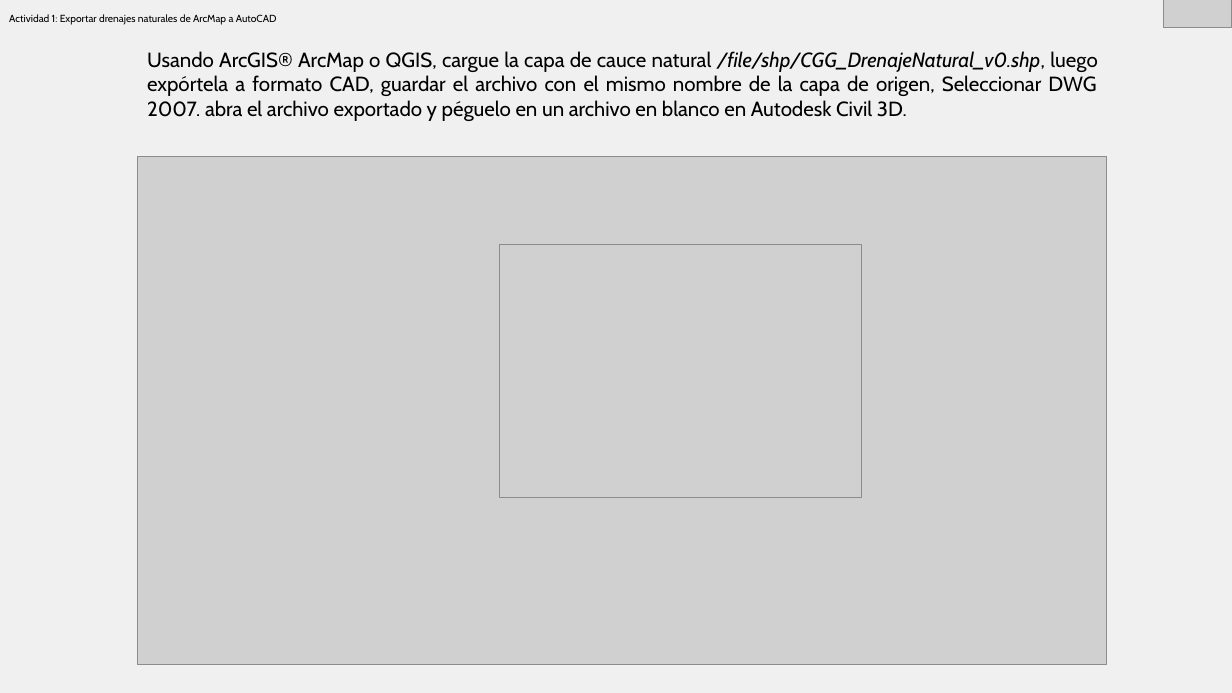
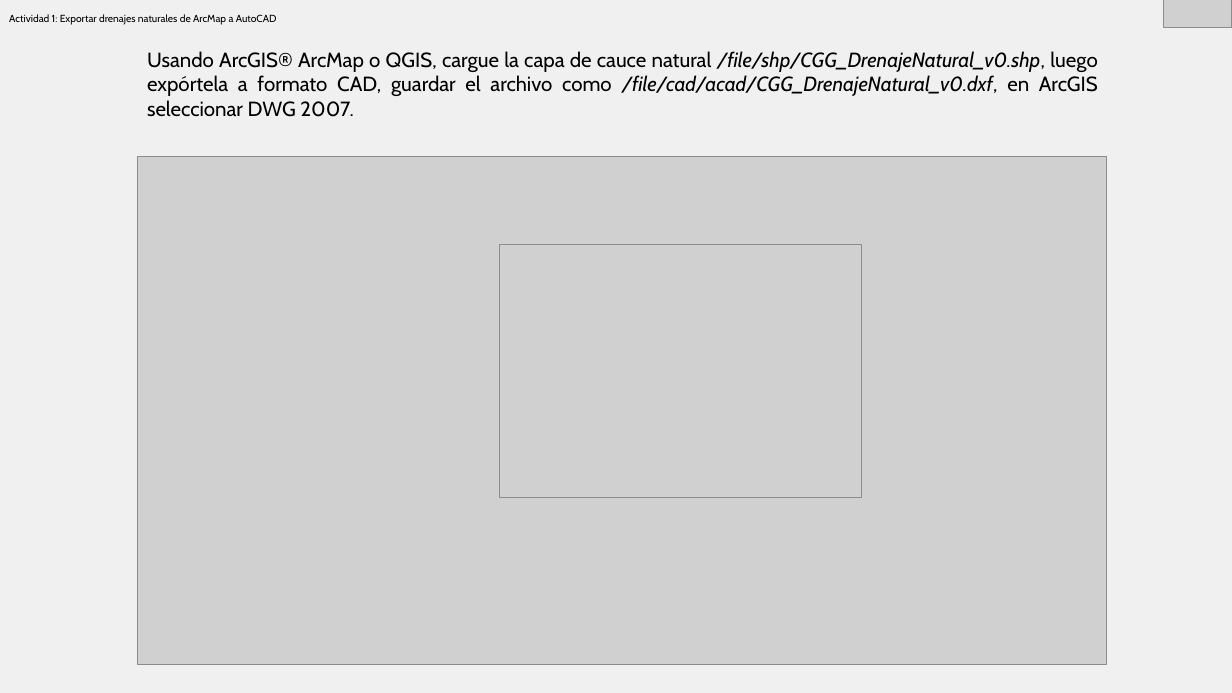
Before and after one commit to rcfdtools/R.HCMC, a slide deck: slide 4 of activity/M02A02/M02A02.pptx. Drawn at 1232x693 pixels with LibreOffice and Linux fonts; fonts in the diff are those of the drawing; grey boxes stand for pictures. Boxes give left, top, right and bottom in pixels: in the first picture for what was removed or moved away, otherwise in the second. Text is boxed around its words. In the diff, an @@ line names an element or a change of style, - is before the commit and + after.

```diff
--- a/activity/M02A02/M02A02.pptx
+++ b/activity/M02A02/M02A02.pptx
@@ text at (x1=147, y1=51, x2=1098, y2=117): text changed @@
-Usando ArcGIS® ArcMap o QGIS, cargue la capa de cauce natural /file/shp/CGG_DrenajeNatural_v0.shp, luego expórtela a formato CAD, guardar el archivo con el mismo nombre de la capa de origen, Seleccionar DWG 2007. abra el archivo exportado y péguelo en un archivo en blanco en Autodesk Civil 3D.
+Usando ArcGIS® ArcMap o QGIS, cargue la capa de cauce natural /file/shp/CGG_DrenajeNatural_v0.shp, luego expórtela a formato CAD, guardar el archivo como /file/cad/acad/CGG_DrenajeNatural_v0.dxf, en ArcGIS seleccionar DWG 2007.
```
Also in this commit, not shown: 2 other slides changed, 4 other files.
